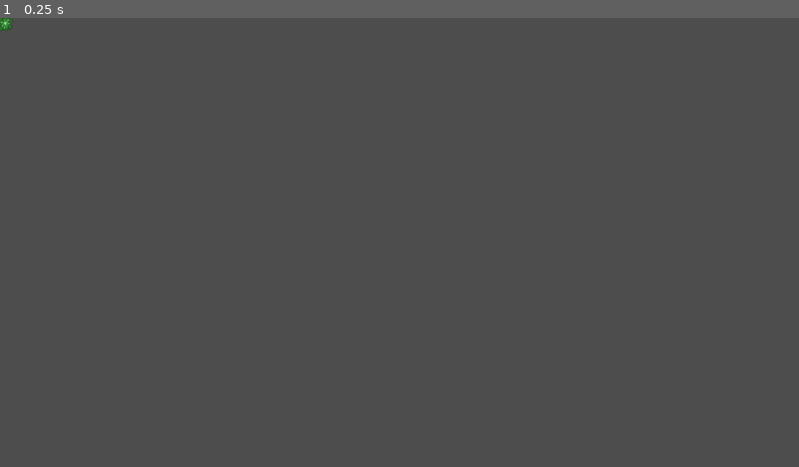
Above: before the commit, frame 1.
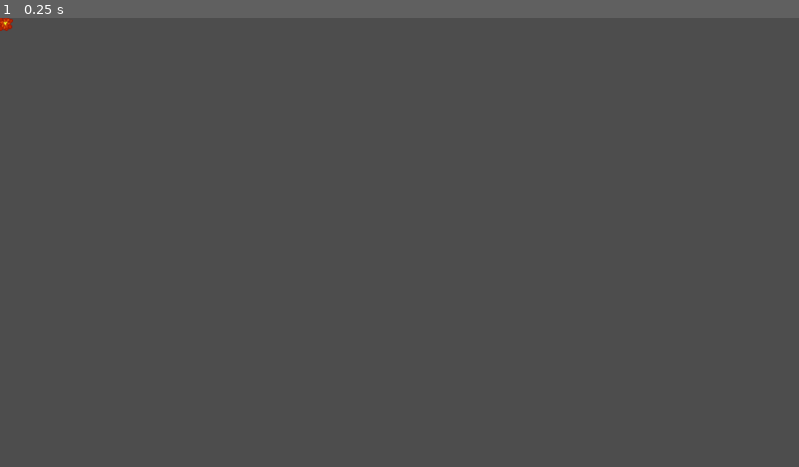
Above: after the commit, the same moment.

Repository: Randwarf/Mineworld
Game: Godot game, scene res://boom.tscn
The game is run twice, just before and just after one commit, with the same random seed, the same clock (stepped at 60 frames per second) and the same inputs. This scene is started directly instead of the project's main scene.
Inputs:
- Up to frame 1 (0.25 s): no input

The runs differ from the first frame. In frame 1, less than 0.1% of the frame differs, in the area x 0-2%, y 0-3%.

Commit message:
boom is red

Diff:
--- a/boom.gd
+++ b/boom.gd
@@ -8,8 +8,6 @@
 # Called when the node enters the scene tree for the first time.
 func _ready():
 	sprite = get_node("Sprite2D")
-
-
 # Called every frame. 'delta' is the elapsed time since the previous frame.
 func _process(delta):
 	if time < timeSpan/2.0:
--- a/boom.tscn
+++ b/boom.tscn
@@ -1,11 +1,11 @@
 [gd_scene load_steps=3 format=3 uid="uid://dy4cgnqakxt8w"]
 
 [ext_resource type="Script" path="res://boom.gd" id="1_i1tvd"]
-[ext_resource type="Texture2D" uid="uid://5cw6j5uopl57" path="res://Sprites/plant-1.png.png" id="2_us105"]
+[ext_resource type="Texture2D" uid="uid://bvvnniyy6dfbc" path="res://Sprites/boom-1.png" id="2_3cqev"]
 
 [node name="Boom" type="Node2D"]
 script = ExtResource("1_i1tvd")
 
 [node name="Sprite2D" type="Sprite2D" parent="."]
 position = Vector2(8, 8)
-texture = ExtResource("2_us105")
+texture = ExtResource("2_3cqev")
Binary file added: Sprites/boom-1.png
Not shown, added: Sprites/boom-1.png.import
